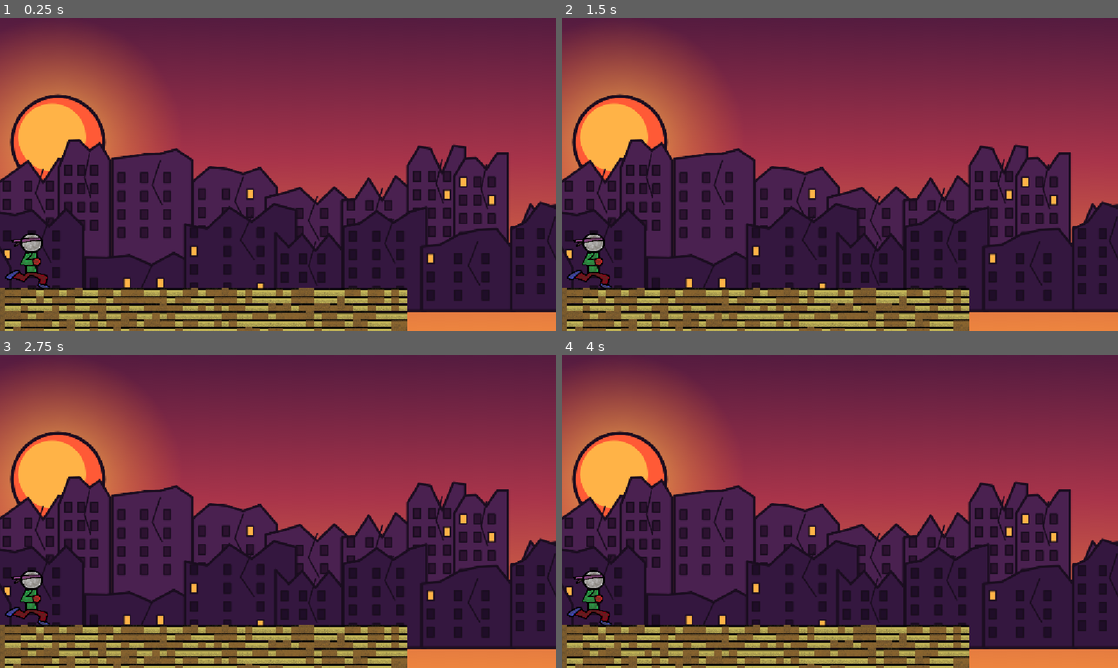
Above: before the commit, frames 1-4 (two rows, left to right).
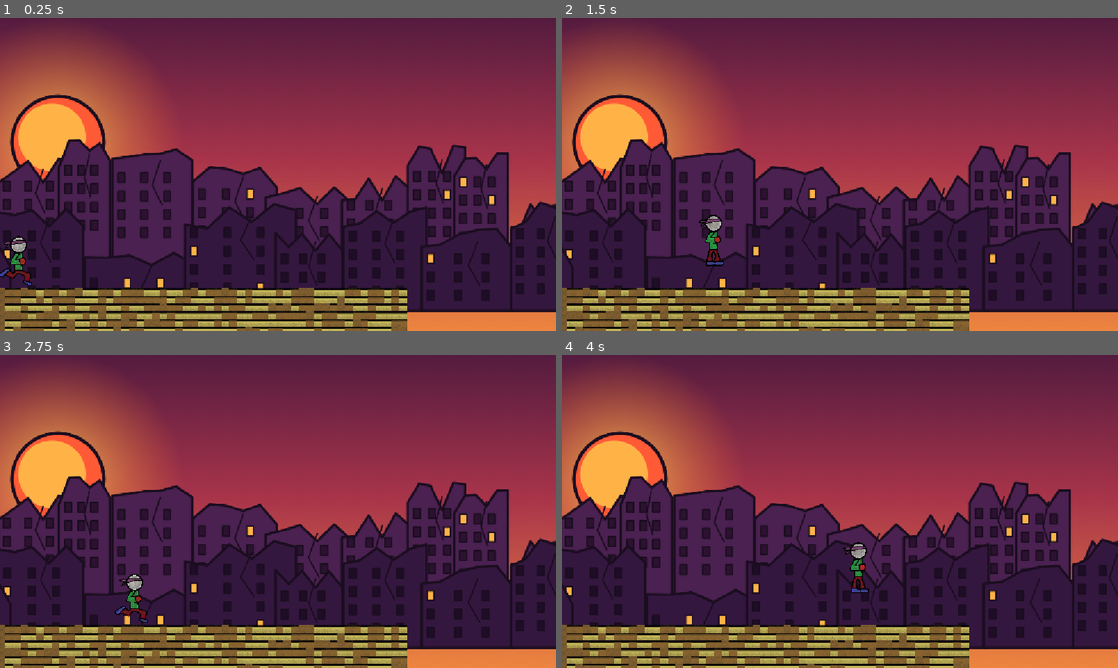
Above: after the commit, the same moments.

Repository: CodingFox007/ByteJam2026
Game: Godot game, scene res://level_1.tscn
Two runs of this game, one before a commit and one after it. Both use one fixed random seed, a clock stepped at 60 frames per second and the inputs below.
Inputs:
- Up to frame 1 (0.25 s): no input
- Up to frame 2 (1.5 s): tap Enter (ui_accept) at 0.5, 0.6, 0.77, 1.07, 1.35 s; hold Right (ui_right) from 0.53 s (still down)
- Up to frame 3 (2.75 s): tap Enter (ui_accept) at 1.52, 1.82, 2.1 s; release Right (ui_right) at 2.03 s; hold Left (ui_left) from 2.03 s (still down)
- Up to frame 4 (4 s): release Left (ui_left) at 2.78 s; hold Right (ui_right) from 2.78 s (still down); tap Enter (ui_accept) at 2.85, 3.02, 3.32, 3.6, 3.77 s

The runs differ from the first frame. In frame 1, 0.8% of the frame differs, in the area x 0-9%, y 68-87%; in frame 2, 1.0%; in frame 3, 1.0%, in the area x 0-27%, y 68-87%; in frame 4, 1.0%.

Commit message:
Added a lot

Diff:
--- /dev/null
+++ b/byte-jam-26/Assets/AssetsSpritesheetV3.png.tres
@@ -0,0 +1,171 @@
+[gd_resource type="SpriteFrames" format=3 uid="uid://xarqey1t1on6"]
+
+[sub_resource type="AtlasTexture" id="atlas_0"]
+region = Rect2(0, 0, 1138, 501)
+
+[sub_resource type="AtlasTexture" id="atlas_1"]
+region = Rect2(1138, 0, 1138, 501)
+
+[sub_resource type="AtlasTexture" id="atlas_2"]
+region = Rect2(2276, 0, 1138, 501)
+
+[sub_resource type="AtlasTexture" id="atlas_3"]
+region = Rect2(3414, 0, 1138, 501)
+
+[sub_resource type="AtlasTexture" id="atlas_4"]
+region = Rect2(0, 501, 1138, 501)
+
+[sub_resource type="AtlasTexture" id="atlas_5"]
+region = Rect2(1138, 501, 1138, 501)
+
+[sub_resource type="AtlasTexture" id="atlas_6"]
+region = Rect2(2276, 501, 1138, 501)
+
+[sub_resource type="AtlasTexture" id="atlas_7"]
+region = Rect2(3414, 501, 1138, 501)
+
+[sub_resource type="AtlasTexture" id="atlas_8"]
+region = Rect2(0, 1002, 1138, 501)
+
+[sub_resource type="AtlasTexture" id="atlas_9"]
+region = Rect2(1138, 1002, 1138, 501)
+
+[sub_resource type="AtlasTexture" id="atlas_10"]
+region = Rect2(2276, 1002, 1138, 501)
+
+[sub_resource type="AtlasTexture" id="atlas_11"]
+region = Rect2(3414, 1002, 1138, 501)
+
+[sub_resource type="AtlasTexture" id="atlas_12"]
+region = Rect2(0, 1503, 1138, 501)
+
+[sub_resource type="AtlasTexture" id="atlas_13"]
+region = Rect2(1138, 1503, 1138, 501)
+
+[sub_resource type="AtlasTexture" id="atlas_14"]
+region = Rect2(2276, 1503, 1138, 501)
+
+[sub_resource type="AtlasTexture" id="atlas_15"]
+region = Rect2(3414, 1503, 1138, 501)
+
+[sub_resource type="AtlasTexture" id="atlas_16"]
+region = Rect2(0, 2004, 1138, 501)
+
+[sub_resource type="AtlasTexture" id="atlas_17"]
+region = Rect2(1138, 2004, 1138, 501)
+
+[sub_resource type="AtlasTexture" id="atlas_18"]
+region = Rect2(2276, 2004, 1138, 501)
+
+[sub_resource type="AtlasTexture" id="atlas_19"]
+region = Rect2(3414, 2004, 1138, 501)
+
+[sub_resource type="AtlasTexture" id="atlas_20"]
+region = Rect2(0, 2505, 1138, 501)
+
+[sub_resource type="AtlasTexture" id="atlas_21"]
+region = Rect2(1138, 2505, 1138, 501)
+
+[sub_resource type="AtlasTexture" id="atlas_22"]
+region = Rect2(2276, 2505, 1138, 501)
+
+[sub_resource type="AtlasTexture" id="atlas_23"]
+region = Rect2(3414, 2505, 1138, 501)
+
+[sub_resource type="AtlasTexture" id="atlas_24"]
+region = Rect2(0, 3006, 1138, 501)
+
+[sub_resource type="AtlasTexture" id="atlas_25"]
+region = Rect2(1138, 3006, 1138, 501)
+
+[sub_resource type="AtlasTexture" id="atlas_26"]
+region = Rect2(2276, 3006, 1138, 501)
+
+[resource]
+animations = [{
+"frames": [{
+"duration": 1.0,
+"texture": SubResource("atlas_0")
+}, {
+"duration": 1.0,
+"texture": SubResource("atlas_1")
+}, {
+"duration": 1.0,
+"texture": SubResource("atlas_2")
+}, {
+"duration": 1.0,
+"texture": SubResource("atlas_3")
+}, {
+"duration": 1.0,
+"texture": SubResource("atlas_4")
+}, {
+"duration": 1.0,
+"texture": SubResource("atlas_5")
+}, {
+"duration": 1.0,
+"texture": SubResource("atlas_6")
+}, {
+"duration": 1.0,
+"texture": SubResource("atlas_7")
+}, {
+"duration": 1.0,
+"texture": SubResource("atlas_8")
+}, {
+"duration": 1.0,
+"texture": SubResource("atlas_9")
+}, {
+"duration": 1.0,
+"texture": SubResource("atlas_10")
+}, {
+"duration": 1.0,
+"texture": SubResource("atlas_11")
+}, {
+"duration": 1.0,
+"texture": SubResource("atlas_12")
+}, {
+"duration": 1.0,
+"texture": SubResource("atlas_13")
+}, {
+"duration": 1.0,
+"texture": SubResource("atlas_14")
+}, {
+"duration": 1.0,
+"texture": SubResource("atlas_15")
+}, {
+"duration": 1.0,
+"texture": SubResource("atlas_16")
+}, {
+"duration": 1.0,
+"texture": SubResource("atlas_17")
+}, {
+"duration": 1.0,
+"texture": SubResource("atlas_18")
+}, {
+"duration": 1.0,
+"texture": SubResource("atlas_19")
+}, {
+"duration": 1.0,
+"texture": SubResource("atlas_20")
+}, {
+"duration": 1.0,
+"texture": SubResource("atlas_21")
+}, {
+"duration": 1.0,
+"texture": SubResource("atlas_22")
+}, {
+"duration": 1.0,
+"texture": SubResource("atlas_23")
+}, {
+"duration": 1.0,
+"texture": SubResource("atlas_24")
+}, {
+"duration": 1.0,
+"texture": SubResource("atlas_25")
+}, {
+"duration": 1.0,
+"texture": SubResource("atlas_26")
+}],
+"loop": 1,
+"name": &"default",
+"speed": 12.0
+}]
--- /dev/null
+++ b/byte-jam-26/Assets/AssetsSpritesheetV3.tres
@@ -0,0 +1,225 @@
+[gd_resource type="SpriteFrames" format=3 uid="uid://fh8du5qamjxt"]
+
+[ext_resource type="Texture2D" uid="uid://d2jtf18m4x8oh" path="res://Assets/AssetsSpritesheetV3.png" id="1"]
+
+[sub_resource type="AtlasTexture" id="atlas_0"]
+atlas = ExtResource("1")
+region = Rect2(0, 0, 1138, 501)
+
+[sub_resource type="AtlasTexture" id="atlas_1"]
+atlas = ExtResource("1")
+region = Rect2(1138, 0, 1138, 501)
+
+[sub_resource type="AtlasTexture" id="atlas_2"]
+atlas = ExtResource("1")
+region = Rect2(2276, 0, 1138, 501)
+
+[sub_resource type="AtlasTexture" id="atlas_3"]
+atlas = ExtResource("1")
+region = Rect2(3414, 0, 1138, 501)
+
+[sub_resource type="AtlasTexture" id="atlas_4"]
+atlas = ExtResource("1")
+region = Rect2(0, 501, 1138, 501)
+
+[sub_resource type="AtlasTexture" id="atlas_5"]
+atlas = ExtResource("1")
+region = Rect2(1138, 501, 1138, 501)
+
+[sub_resource type="AtlasTexture" id="atlas_6"]
+atlas = ExtResource("1")
+region = Rect2(2276, 501, 1138, 501)
+
+[sub_resource type="AtlasTexture" id="atlas_7"]
+atlas = ExtResource("1")
+region = Rect2(3414, 501, 1138, 501)
+
+[sub_resource type="AtlasTexture" id="atlas_8"]
+atlas = ExtResource("1")
+region = Rect2(0, 1002, 1138, 501)
+
+[sub_resource type="AtlasTexture" id="atlas_9"]
+atlas = ExtResource("1")
+region = Rect2(1138, 1002, 1138, 501)
+
+[sub_resource type="AtlasTexture" id="atlas_10"]
+atlas = ExtResource("1")
+region = Rect2(2276, 1002, 1138, 501)
+
+[sub_resource type="AtlasTexture" id="atlas_11"]
+atlas = ExtResource("1")
+region = Rect2(3414, 1002, 1138, 501)
+
+[sub_resource type="AtlasTexture" id="atlas_12"]
+atlas = ExtResource("1")
+region = Rect2(0, 1503, 1138, 501)
+
+[sub_resource type="AtlasTexture" id="atlas_13"]
+atlas = ExtResource("1")
+region = Rect2(1138, 1503, 1138, 501)
+
+[sub_resource type="AtlasTexture" id="atlas_14"]
+atlas = ExtResource("1")
+region = Rect2(2276, 1503, 1138, 501)
+
+[sub_resource type="AtlasTexture" id="atlas_15"]
+atlas = ExtResource("1")
+region = Rect2(3414, 1503, 1138, 501)
+
+[sub_resource type="AtlasTexture" id="atlas_16"]
+atlas = ExtResource("1")
+region = Rect2(0, 2004, 1138, 501)
+
+[sub_resource type="AtlasTexture" id="atlas_17"]
+atlas = ExtResource("1")
+region = Rect2(1138, 2004, 1138, 501)
+
+[sub_resource type="AtlasTexture" id="atlas_18"]
+atlas = ExtResource("1")
+region = Rect2(2276, 2004, 1138, 501)
+
+[sub_resource type="AtlasTexture" id="atlas_19"]
+atlas = ExtResource("1")
+region = Rect2(3414, 2004, 1138, 501)
+
+[sub_resource type="AtlasTexture" id="atlas_20"]
+atlas = ExtResource("1")
+region = Rect2(0, 2505, 1138, 501)
+
+[sub_resource type="AtlasTexture" id="atlas_21"]
+atlas = ExtResource("1")
+region = Rect2(1138, 2505, 1138, 501)
+
+[sub_resource type="AtlasTexture" id="atlas_22"]
+atlas = ExtResource("1")
+region = Rect2(2276, 2505, 1138, 501)
+
+[sub_resource type="AtlasTexture" id="atlas_23"]
+atlas = ExtResource("1")
+region = Rect2(3414, 2505, 1138, 501)
+
+[sub_resource type="AtlasTexture" id="atlas_24"]
+atlas = ExtResource("1")
+region = Rect2(0, 3006, 1138, 501)
+
+[sub_resource type="AtlasTexture" id="atlas_25"]
+atlas = ExtResource("1")
+region = Rect2(1138, 3006, 1138, 501)
+
+[sub_resource type="AtlasTexture" id="atlas_26"]
+atlas = ExtResource("1")
+region = Rect2(2276, 3006, 1138, 501)
+
+[resource]
+animations = [{
+"frames": [{
+"duration": 1.0,
+"texture": SubResource("atlas_0")
+}, {
+"duration": 1.0,
+"texture": SubResource("atlas_1")
+}, {
+"duration": 1.0,
+"texture": SubResource("atlas_2")
+}, {
+"duration": 1.0,
+"texture": SubResource("atlas_3")
+}, {
+"duration": 1.0,
+"texture": SubResource("atlas_4")
+}, {
+"duration": 1.0,
+"texture": SubResource("atlas_5")
+}, {
+"duration": 1.0,
+"texture": SubResource("atlas_6")
+}, {
+"duration": 1.0,
+"texture": SubResource("atlas_7")
+}, {
+"duration": 1.0,
+"texture": SubResource("atlas_8")
+}, {
+"duration": 1.0,
+"texture": SubResource("atlas_9")
+}, {
+"duration": 1.0,
+"texture": SubResource("atlas_10")
+}, {
+"duration": 1.0,
+"texture": SubResource("atlas_11")
+}, {
+"duration": 1.0,
+"texture": SubResource("atlas_12")
+}, {
+"duration": 1.0,
+"texture": SubResource("atlas_13")
+}, {
+"duration": 1.0,
+"texture": SubResource("atlas_14")
+}, {
+"duration": 1.0,
+"texture": SubResource("atlas_15")
+}, {
+"duration": 1.0,
+"texture": SubResource("atlas_16")
+}, {
+"duration": 1.0,
+"texture": SubResource("atlas_17")
+}, {
+"duration": 1.0,
+"texture": SubResource("atlas_18")
+}, {
+"duration": 1.0,
+"texture": SubResource("atlas_19")
+}, {
+"duration": 1.0,
+"texture": SubResource("atlas_20")
+}, {
+"duration": 1.0,
+"texture": SubResource("atlas_21")
+}, {
+"duration": 1.0,
+"texture": SubResource("atlas_22")
+}, {
+"duration": 1.0,
+"texture": SubResource("atlas_23")
+}, {
+"duration": 1.0,
+"texture": SubResource("atlas_24")
+}, {
+"duration": 1.0,
+"texture": SubResource("atlas_25")
+}, {
+"duration": 1.0,
+"texture": SubResource("atlas_26")
+}],
+"loop": 1,
+"name": &"default",
+"speed": 12.0
+}, {
+"frames": [{
+"duration": 1.0,
+"texture": SubResource("atlas_16")
+}, {
+"duration": 1.0,
+"texture": SubResource("atlas_17")
+}],
+"loop": 1,
+"name": &"idleAnimation",
+"speed": 1.1
+}, {
+"frames": [{
+"duration": 1.0,
+"texture": SubResource("atlas_2")
+}, {
+"duration": 1.0,
+"texture": SubResource("atlas_1")
+}, {
+"duration": 1.0,
+"texture": SubResource("atlas_0")
+}],
+"loop": 1,
+"name": &"walkAnimation",
+"speed": 6.0
+}]
--- a/byte-jam-26/Assets/version2.tres
+++ /dev/null
@@ -1,137 +0,0 @@
-[gd_resource type="SpriteFrames" format=3 uid="uid://m5ot8mfsmuh8"]
-
-[ext_resource type="Texture2D" uid="uid://tncu11lxq8ia" path="res://Assets/version2.png" id="1"]
-
-[sub_resource type="AtlasTexture" id="atlas_2"]
-atlas = ExtResource("1")
-region = Rect2(2276, 0, 96, 188)
-
-[sub_resource type="AtlasTexture" id="atlas_0"]
-atlas = ExtResource("1")
-region = Rect2(0, 0, 94, 204)
-
-[sub_resource type="AtlasTexture" id="atlas_1"]
-atlas = ExtResource("1")
-region = Rect2(1138, 0, 125, 181)
-
-[sub_resource type="AtlasTexture" id="atlas_3"]
-atlas = ExtResource("1")
-region = Rect2(3414, 0, 66, 150)
-
-[sub_resource type="AtlasTexture" id="atlas_4"]
-atlas = ExtResource("1")
-region = Rect2(0, 287, 73, 150)
-
-[sub_resource type="AtlasTexture" id="atlas_5"]
-atlas = ExtResource("1")
-region = Rect2(1138, 287, 102, 159)
-
-[sub_resource type="AtlasTexture" id="atlas_6"]
-atlas = ExtResource("1")
-region = Rect2(2276, 287, 99, 150)
-
-[sub_resource type="AtlasTexture" id="atlas_7"]
-atlas = ExtResource("1")
-region = Rect2(3414, 287, 66, 148)
-
-[sub_resource type="AtlasTexture" id="atlas_8"]
-atlas = ExtResource("1")
-region = Rect2(0, 574, 814, 287)
-
-[sub_resource type="AtlasTexture" id="atlas_9"]
-atlas = ExtResource("1")
-region = Rect2(1138, 574, 57, 70)
-
-[sub_resource type="AtlasTexture" id="atlas_10"]
-atlas = ExtResource("1")
-region = Rect2(2276, 574, 63, 67)
-
-[sub_resource type="AtlasTexture" id="atlas_11"]
-atlas = ExtResource("1")
-region = Rect2(3414, 574, 125, 134)
-
-[sub_resource type="AtlasTexture" id="atlas_12"]
-atlas = ExtResource("1")
-region = Rect2(0, 861, 208, 48)
-
-[sub_resource type="AtlasTexture" id="atlas_13"]
-atlas = ExtResource("1")
-region = Rect2(1138, 861, 208, 114)
-
-[sub_resource type="AtlasTexture" id="atlas_14"]
-atlas = ExtResource("1")
-region = Rect2(2276, 861, 266, 26)
-
-[sub_resource type="AtlasTexture" id="atlas_15"]
-atlas = ExtResource("1")
-region = Rect2(3414, 861, 1138, 149)
-
-[resource]
-animations = [{
-"frames": [{
-"duration": 1.0,
-"texture": SubResource("atlas_2")
-}, {
-"duration": 1.0,
-"texture": SubResource("atlas_0")
-}, {
-"duration": 1.0,
-"texture": SubResource("atlas_1")
-}, {
-"duration": 1.0,
-"texture": SubResource("atlas_3")
-}, {
-"duration": 1.0,
-"texture": SubResource("atlas_4")
-}, {
-"duration": 1.0,
-"texture": SubResource("atlas_5")
-}, {
-"duration": 1.0,
-"texture": SubResource("atlas_6")
-}, {
-"duration": 1.0,
-"texture": SubResource("atlas_7")
-}, {
-"duration": 1.0,
-"texture": SubResource("atlas_8")
-}, {
-"duration": 1.0,
-"texture": SubResource("atlas_9")
-}, {
-"duration": 1.0,
-"texture": SubResource("atlas_10")
-}, {
-"duration": 1.0,
-"texture": SubResource("atlas_11")
-}, {
-"duration": 1.0,
-"texture": SubResource("atlas_12")
-}, {
-"duration": 1.0,
-"texture": SubResource("atlas_13")
-}, {
-"duration": 1.0,
-"texture": SubResource("atlas_14")
-}, {
-"duration": 1.0,
-"texture": SubResource("atlas_15")
-}],
-"loop": 1,
-"name": &"default",
-"speed": 12.0
-}, {
-"frames": [{
-"duration": 1.0,
-"texture": SubResource("atlas_2")
-}, {
-"duration": 1.0,
-"texture": SubResource("atlas_0")
-}, {
-"duration": 1.0,
-"texture": SubResource("atlas_1")
-}],
-"loop": 1,
-"name": &"playerRun",
-"speed": 8.0
-}]
--- /dev/null
+++ b/byte-jam-26/Scripts/playerScript.gd
@@ -0,0 +1,31 @@
+extends CharacterBody2D
+
+const SPEED = 300.0
+const JUMP_VELOCITY = -400.0
+
+@onready var animation = $AnimatedSprite2D
+
+func _physics_process(delta: float) -> void:
+	# Add the gravity.
+	if not is_on_floor():
+		velocity += get_gravity() * delta
+
+	# Handle jump.
+	if Input.is_action_just_pressed("ui_accept") and is_on_floor():
+		velocity.y = JUMP_VELOCITY
+
+	# Get the input direction and handle the movement/deceleration.
+	# As good practice, you should replace UI actions with custom gameplay actions.
+	var direction := Input.get_axis("ui_left", "ui_right")
+	if direction:
+		velocity.x = direction * SPEED
+	else:
+		velocity.x = move_toward(velocity.x, 0, SPEED)
+
+	move_and_slide()
+
+	# Animation logic
+	if direction == null:
+		animation.play("idleAnimation")
+	else:
+		animation.play("walkAnimation")
--- a/byte-jam-26/level_1.tscn
+++ b/byte-jam-26/level_1.tscn
@@ -4,14 +4,19 @@
 [ext_resource type="Texture2D" uid="uid://cwd0j2h7qncpf" path="res://LevelOneBackground/00_sun.png" id="2_rka8t"]
 [ext_resource type="Texture2D" uid="uid://d3p2ucmxheob2" path="res://LevelOneBackground/03_far.png" id="3_5hph3"]
 [ext_resource type="Texture2D" uid="uid://8yeev0vf1jfo" path="res://LevelOneBackground/04_mid.png" id="4_j7kpp"]
-[ext_resource type="SpriteFrames" uid="uid://m5ot8mfsmuh8" path="res://Assets/version2.tres" id="5_5hph3"]
+[ext_resource type="SpriteFrames" uid="uid://fh8du5qamjxt" path="res://Assets/AssetsSpritesheetV3.tres" id="5_5hph3"]
+[ext_resource type="Script" uid="uid://cdcqlo355sbhs" path="res://Scripts/playerScript.gd" id="5_j7kpp"]
 [ext_resource type="Texture2D" uid="uid://22xrgrtmqpi8" path="res://Tiles/ground_tiles_128x64.png" id="6_j7kpp"]
+
+[sub_resource type="CircleShape2D" id="CircleShape2D_kixfj"]
+radius = 59.135437
 
 [sub_resource type="TileSetAtlasSource" id="TileSetAtlasSource_bjebc"]
 texture = ExtResource("6_j7kpp")
 0:0/0 = 0
 0:0/0/terrain_set = 0
 0:0/0/terrain = 0
+0:0/0/physics_layer_0/polygon_0/points = PackedVector2Array(-8, -8, 8, -8, 8, 8, -8, 8)
 0:0/0/terrains_peering_bit/right_side = 0
 0:0/0/terrains_peering_bit/bottom_right_corner = 0
 0:0/0/terrains_peering_bit/bottom_side = 0
@@ -23,6 +28,7 @@
 1:0/0 = 0
 1:0/0/terrain_set = 0
 1:0/0/terrain = 0
+1:0/0/physics_layer_0/polygon_0/points = PackedVector2Array(-8, -8, 8, -8, 8, 8, -8, 8)
 1:0/0/terrains_peering_bit/right_side = 0
 1:0/0/terrains_peering_bit/bottom_right_corner = 0
 1:0/0/terrains_peering_bit/bottom_side = 0
@@ -34,6 +40,7 @@
 2:0/0 = 0
 2:0/0/terrain_set = 0
 2:0/0/terrain = 0
+2:0/0/physics_layer_0/polygon_0/points = PackedVector2Array(-8, -8, 8, -8, 8, 8, -8, 8)
 2:0/0/terrains_peering_bit/right_side = 0
 2:0/0/terrains_peering_bit/bottom_right_corner = 0
 2:0/0/terrains_peering_bit/bottom_side = 0
@@ -45,6 +52,7 @@
 3:0/0 = 0
 3:0/0/terrain_set = 0
 3:0/0/terrain = 0
+3:0/0/physics_layer_0/polygon_0/points = PackedVector2Array(-8, -8, 8, -8, 8, 8, -8, 8)
 3:0/0/terrains_peering_bit/right_side = 0
 3:0/0/terrains_peering_bit/bottom_right_corner = 0
 3:0/0/terrains_peering_bit/bottom_side = 0
@@ -55,6 +63,7 @@
 3:0/0/terrains_peering_bit/top_right_corner = 0
 4:0/0 = 0
 4:0/0/terrain_set = 0
+4:0/0/physics_layer_0/polygon_0/points = PackedVector2Array(-8, -8, 8, -8, 8, 8, -8, 8)
 4:0/0/terrains_peering_bit/right_side = 0
 4:0/0/terrains_peering_bit/bottom_right_corner = 0
 4:0/0/terrains_peering_bit/bottom_side = 0
@@ -66,6 +75,7 @@
 5:0/0 = 0
 5:0/0/terrain_set = 0
 5:0/0/terrain = 0
+5:0/0/physics_layer_0/polygon_0/points = PackedVector2Array(-8, -8, 8, -8, 8, 8, -8, 8)
 5:0/0/terrains_peering_bit/right_side = 0
 5:0/0/terrains_peering_bit/bottom_side = 0
 5:0/0/terrains_peering_bit/bottom_left_corner = 0
@@ -76,6 +86,7 @@
 6:0/0 = 0
 6:0/0/terrain_set = 0
 6:0/0/terrain = 0
+6:0/0/physics_layer_0/polygon_0/points = PackedVector2Array(-8, -8, 8, -8, 8, 8, -8, 8)
 6:0/0/terrains_peering_bit/right_side = 0
 6:0/0/terrains_peering_bit/bottom_right_corner = 0
 6:0/0/terrains_peering_bit/bottom_side = 0
@@ -86,6 +97,7 @@
 7:0/0 = 0
 7:0/0/terrain_set = 0
 7:0/0/terrain = 0
+7:0/0/physics_layer_0/polygon_0/points = PackedVector2Array(-8, -8, 8, -8, 8, 8, -8, 8)
 7:0/0/terrains_peering_bit/right_side = 0
 7:0/0/terrains_peering_bit/bottom_right_corner = 0
 7:0/0/terrains_peering_bit/bottom_side = 0
@@ -97,6 +109,7 @@
 0:1/0 = 0
 0:1/0/terrain_set = 0
 0:1/0/terrain = 0
+0:1/0/physics_layer_0/polygon_0/points = PackedVector2Array(-8, -8, 8, -8, 8, 8, -8, 8)
 0:1/0/terrains_peering_bit/right_side = 0
 0:1/0/terrains_peering_bit/bottom_right_corner = 0
 0:1/0/terrains_peering_bit/bottom_side = 0
@@ -108,6 +121,7 @@
 1:1/0 = 0
 1:1/0/terrain_set = 0
 1:1/0/terrain = 0
+1:1/0/physics_layer_0/polygon_0/points = PackedVector2Array(-8, -8, 8, -8, 8, 8, -8, 8)
 1:1/0/terrains_peering_bit/right_side = 0
 1:1/0/terrains_peering_bit/bottom_right_corner = 0
 1:1/0/terrains_peering_bit/bottom_side = 0
@@ -119,6 +133,7 @@
 2:1/0 = 0
 2:1/0/terrain_set = 0
 2:1/0/terrain = 0
+2:1/0/physics_layer_0/polygon_0/points = PackedVector2Array(-8, -8, 8, -8, 8, 8, -8, 8)
 2:1/0/terrains_peering_bit/right_side = 0
 2:1/0/terrains_peering_bit/bottom_right_corner = 0
 2:1/0/terrains_peering_bit/bottom_side = 0
@@ -130,6 +145,7 @@
 3:1/0 = 0
 3:1/0/terrain_set = 0
 3:1/0/terrain = 0
+3:1/0/physics_layer_0/polygon_0/points = PackedVector2Array(-8, -8, 8, -8, 8, 8, -8, 8)
 3:1/0/terrains_peering_bit/right_side = 0
 3:1/0/terrains_peering_bit/bottom_right_corner = 0
 3:1/0/terrains_peering_bit/bottom_side = 0
@@ -139,27 +155,48 @@
 3:1/0/terrains_peering_bit/top_side = 0
 3:1/0/terrains_peering_bit/top_right_corner = 0
 4:1/0 = 0
+4:1/0/physics_layer_0/polygon_0/points = PackedVector2Array(-8, -8, 8, -8, 8, 8, -8, 8)
 5:1/0 = 0
+5:1/0/physics_layer_0/polygon_0/points = PackedVector2Array(-8, -8, 8, -8, 8, 8, -8, 8)
 6:1/0 = 0
+6:1/0/physics_layer_0/polygon_0/points = PackedVector2Array(-8, -8, 8, -8, 8, 8, -8, 8)
 7:1/0 = 0
+7:1/0/physics_layer_0/polygon_0/points = PackedVector2Array(-8, -8, 8, -8, 8, 8, -8, 8)
 0:2/0 = 0
+0:2/0/physics_layer_0/polygon_0/points = PackedVector2Array(-8, -8, 8, -8, 8, 8, -8, 8)
 1:2/0 = 0
+1:2/0/physics_layer_0/polygon_0/points = PackedVector2Array(-8, -8, 8, -8, 8, 8, -8, 8)
 2:2/0 = 0
+2:2/0/physics_layer_0/polygon_0/points = PackedVector2Array(-8, -8, 8, -8, 8, 8, -8, 8)
 3:2/0 = 0
+3:2/0/physics_layer_0/polygon_0/points = PackedVector2Array(-8, -8, 8, -8, 8, 8, -8, 8)
 4:2/0 = 0
+4:2/0/physics_layer_0/polygon_0/points = PackedVector2Array(-8, -8, 8, -8, 8, 8, -8, 8)
 5:2/0 = 0
+5:2/0/physics_layer_0/polygon_0/points = PackedVector2Array(-8, -8, 8, -8, 8, 8, -8, 8)
 6:2/0 = 0
+6:2/0/physics_layer_0/polygon_0/points = PackedVector2Array(-8, -8, 8, -8, 8, 8, -8, 8)
 7:2/0 = 0
+7:2/0/physics_layer_0/polygon_0/points = PackedVector2Array(-8, -8, 8, -8, 8, 8, -8, 8)
 0:3/0 = 0
+0:3/0/physics_layer_0/polygon_0/points = PackedVector2Array(-8, -8, 8, -8, 8, 8, -8, 8)
 1:3/0 = 0
+1:3/0/physics_layer_0/polygon_0/points = PackedVector2Array(-8, -8, 8, -8, 8, 8, -8, 8)
 2:3/0 = 0
+2:3/0/physics_layer_0/polygon_0/points = PackedVector2Array(-8, -8, 8, -8, 8, 8, -8, 8)
 3:3/0 = 0
+3:3/0/physics_layer_0/polygon_0/points = PackedVector2Array(-8, -8, 8, -8, 8, 8, -8, 8)
 4:3/0 = 0
+4:3/0/physics_layer_0/polygon_0/points = PackedVector2Array(-8, -8, 8, -8, 8, 8, -8, 8)
 5:3/0 = 0
+5:3/0/physics_layer_0/polygon_0/points = PackedVector2Array(-8, -8, 8, -8, 8, 8, -8, 8)
 6:3/0 = 0
+6:3/0/physics_layer_0/polygon_0/points = PackedVector2Array(-8, -8, 8, -8, 8, 8, -8, 8)
 7:3/0 = 0
+7:3/0/physics_layer_0/polygon_0/points = PackedVector2Array(-8, -8, 8, -8, 8, 8, -8, 8)
 
 [sub_resource type="TileSet" id="TileSet_mrpel"]
+physics_layer_0/collision_layer = 1
 terrain_set_0/mode = 0
 terrain_set_0/terrain_0/name = "Terrain 0"
 terrain_set_0/terrain_0/color = Color(0.23001039, 0.4516644, 0, 1)
@@ -191,14 +228,21 @@
 texture = ExtResource("4_j7kpp")
 
 [node name="CharacterBody2D" type="CharacterBody2D" parent="." unique_id=1994248561]
+position = Vector2(-1, 20)
+script = ExtResource("5_j7kpp")
 
 [node name="AnimatedSprite2D" type="AnimatedSprite2D" parent="CharacterBody2D" unique_id=1896975739]
-position = Vector2(62.000004, 473)
-scale = Vector2(0.7564726, 0.6548857)
+position = Vector2(324.00003, 515)
+scale = Vector2(0.5636493, 0.57095575)
 sprite_frames = ExtResource("5_5hph3")
-animation = &"playerRun"
-frame = 2
-frame_progress = 0.07665988
+animation = &"walkAnimation"
+autoplay = "idleAnimation"
+frame = 1
+frame_progress = 0.65013534
+
+[node name="CollisionShape2D" type="CollisionShape2D" parent="CharacterBody2D" unique_id=124632998]
+position = Vector2(39, 419)
+shape = SubResource("CircleShape2D_kixfj")
 
 [node name="TileMapLayer" type="TileMapLayer" parent="." unique_id=1456756674]
 tile_map_data = PackedByteArray("AAAyACsAAAAFAAAAAAAyACoAAAADAAEAAAAyACkAAAAHAAAAAAAyACgAAAADAAAAAAAyACcAAAAAAAAAAAAyAC …(9088 unchanged characters)…
--- a/byte-jam-26/project.godot
+++ b/byte-jam-26/project.godot
@@ -10,7 +10,7 @@
 
 [application]
 
-config/name="ByteJam26"
+config/name="ByteJam26Fork"
 run/main_scene="uid://b4si5l4nyy282"
 config/features=PackedStringArray("4.7", "Forward Plus")
 
Binary file added: byte-jam-26/Assets/AssetsSpritesheetV3.png
Not shown, changed: byte-jam-26/Assets/AssetsSpritesheetV3.png.import
Binary file removed: byte-jam-26/Assets/version2.png
Not shown, added: byte-jam-26/Scripts/playerScript.gd.uid
